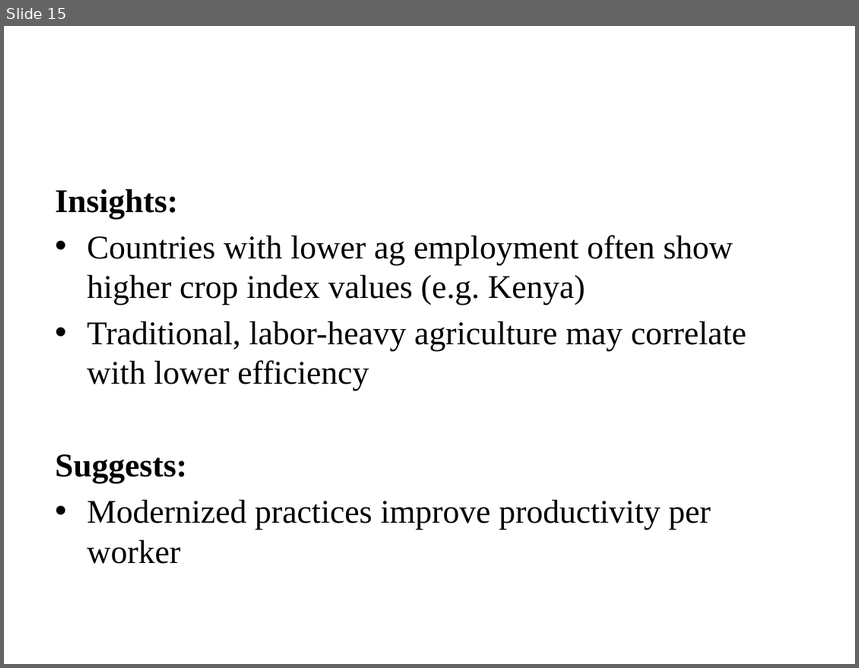
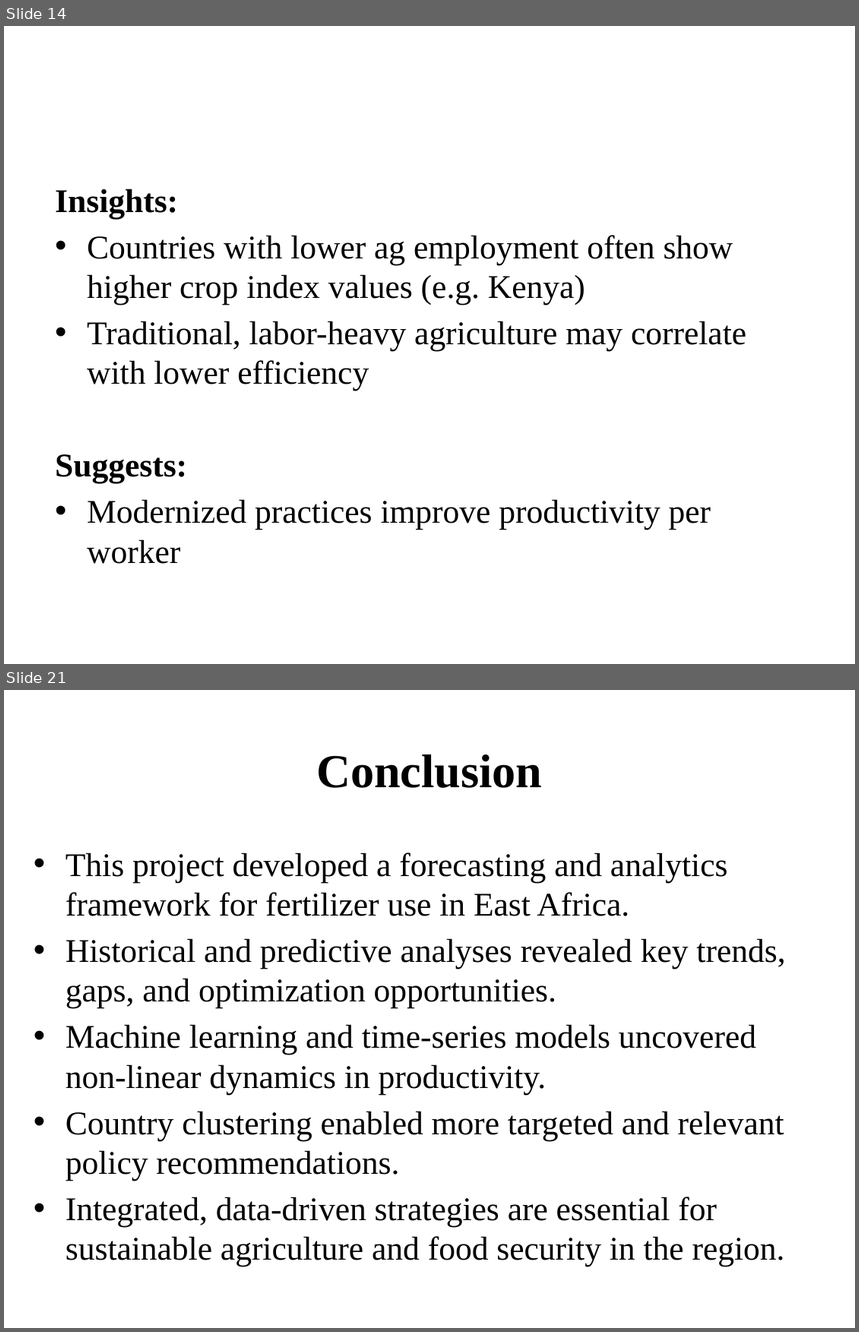
Before and after one commit to Rodgerdev/east-africa-fertilizer-project, a slide deck: East_Africa_Fertilizer_Presentation.pptx. Shown one above the other, each under a label of ours: slide 15 before the commit, slides 14 and 21 after it; the slides between them are not shown. The pictures are 859x668 and 859x1332 pixels, drawn with LibreOffice and Linux fonts; fonts in the diff are those of the drawing; background and template pictures are left out. Boxes give left, top, right and bottom in pixels: in the first picture for what was removed or moved away, otherwise in the second. Text is boxed around its words. In the diff, an @@ line names an element or a change of style, - is before the commit and + after.

```diff
--- a/East_Africa_Fertilizer_Presentation.pptx
+++ b/East_Africa_Fertilizer_Presentation.pptx
@@ slide 21 added at (4, 690, 855, 1328), background picture (left out) @@
@@ title added at (316, 754, 542, 788), 40 pt, text #000000, bold @@
+Conclusion
@@ text added at (66, 853, 785, 1267), 28 pt, text #000000 @@
+• This project developed a forecasting and analytics framework for fertilizer use in East Africa.
+• Historical and predictive analyses revealed key trends, gaps, and optimization opportunities.
+• Machine learning and time-series models uncovered non-linear dynamics in productivity.
+• Country clustering enabled more targeted and relevant policy recommendations.
+• Integrated, data-driven strategies are essential for sustainable agriculture and food security in the region.
@@ what was slide 15 is now slide 14 @@
```
Also in this commit, not shown: 7 slides changed, 6 other slides added, 2 slides removed.
